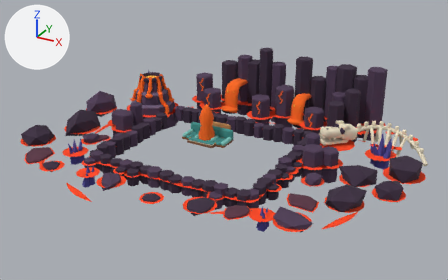
A saved change to the glTF model apps/web/public/models/maps/lava.glb.
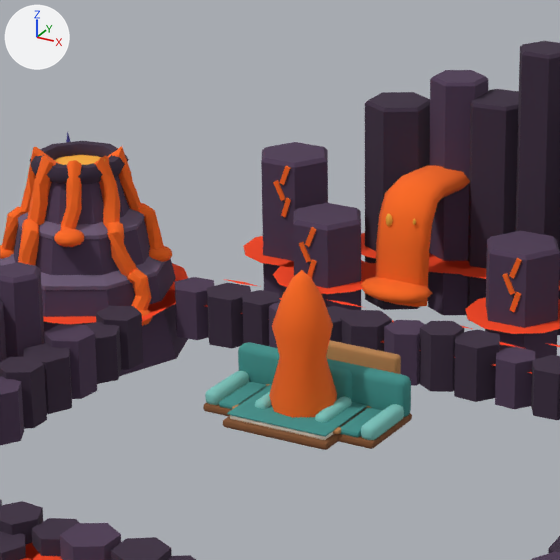
Each version is shown whole from a camera (50 mm lens) standing at (25.21, -42.74, 21.78) and looking at (1.51, 0.36, 0.23), then close up on the part from 29% to 60% of the width and 13% to 63% of the height. Arrows for +X, +Y and +Z are at upper left; the lights stay in place. The first two pictures are the older version. Where no turn or scale is listed for an object, it has been applied to the vertices. Vertices at exactly the same position are counted once.

The first close-up shows 'causeway', 'fall_foot_0', 'foam', 'lavafalls', 'part_armchair', 'part_bed', 'part_plume', 'part_sofa', 'part_table', 'rocks_west', 'streams', 'volcano_body', 'wall' and 5 more.
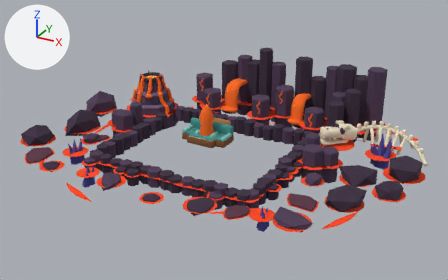
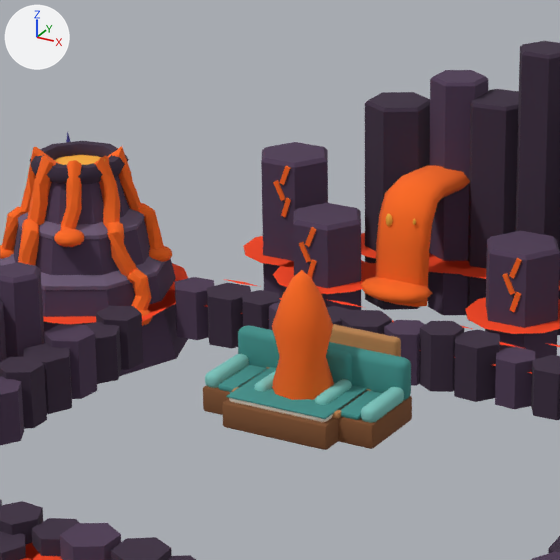
Boxes [x1, y1, x2, y2] around the edits, measured in the close-ups (560 x 560 px; the box of a moved part takes in the faces that stretch with it):
'part_sofa', reshaped (16% taller): before [203, 342, 412, 449]; after [203, 325, 412, 449]
'part_bed', reshaped (14% taller): before [223, 340, 401, 450]; after [222, 324, 401, 450]
'part_armchair', reshaped: before [255, 365, 352, 422]; after [254, 348, 352, 405]
part 1 of me_armchair, moved or reshaped: before [329, 365, 352, 401]; after [326, 348, 352, 384]
part 2 of me_armchair, moved or reshaped (mostly hidden): before [255, 392, 271, 409]; after [254, 370, 276, 391]
part 3 of me_armchair, moved or reshaped: before [315, 397, 352, 422]; after [315, 379, 352, 405]
part 4 of me_table, added: after [231, 367, 372, 419]
part 5 of me_table, deleted: before [232, 384, 371, 434]
part 6 of me_sofa, moved or reshaped: before [219, 382, 268, 409]; after [218, 365, 267, 392]
part 7 of me_sofa, moved or reshaped: before [340, 407, 383, 437]; after [340, 390, 382, 420]
part 8 of me_sofa, moved or reshaped: before [238, 342, 411, 417]; after [238, 325, 411, 400]
part 9 of me_sofa, moved or reshaped: before [205, 371, 249, 405]; after [205, 354, 249, 388]
part 10 of me_sofa, moved or reshaped: before [361, 404, 404, 440]; after [361, 387, 404, 423]
part 11 of me_sofa, moved or reshaped: before [203, 403, 412, 447]; after [203, 386, 412, 447]
part 12 of me_bed, moved or reshaped: before [229, 415, 333, 440]; after [229, 398, 333, 422]
part 13 of me_bed, moved or reshaped: before [227, 384, 368, 437]; after [226, 367, 368, 419]
part 14 of me_bed, moved or reshaped: before [326, 340, 401, 374]; after [329, 324, 401, 357]
part 15 of me_bed, moved or reshaped: before [223, 417, 320, 448]; after [222, 399, 321, 448]
part 16 of me_bed, moved or reshaped: before [224, 419, 339, 448]; after [224, 401, 339, 448]

What changed in the scene script:
```text
Change me_armchair:
    remove me_armchair.from_pydata(...)  # 400 vertices, 780 faces; spans x -0.9..0.9, y -0.71..0.95, z 0.0..1.02
    add me_armchair.from_pydata(...)  # 400 vertices, 780 faces; spans x -0.9..0.9, y -0.71..0.95, z 0.0..1.42
    me_armchair part 1: the loose piece of 96 vertices spanning x -0.85..0.85, y 0.54..0.95, z 0.1..1.02 is moved by (0.0, 0.0, 0.4)
    me_armchair part 2: the loose piece of 96 vertices spanning x -0.9..-0.59, y -0.61..0.61, z 0.13..0.47 is moved by (0.0, 0.0, 0.4)
    me_armchair part 3: the loose piece of 96 vertices spanning x 0.59..0.9, y -0.61..0.61, z 0.13..0.47 is moved by (0.0, 0.0, 0.4)
    other edits to the shape of me_armchair do not show in these pictures
Change me_table:
    remove me_table.from_pydata(...)  # 336 vertices, 648 faces; spans x -1.32..1.32, y -0.82..0.82, z 0.0..0.31
    add me_table.from_pydata(...)  # 448 vertices, 864 faces; spans x -1.32..1.32, y -0.82..0.82, z 0.0..0.71
    me_table part 4: a new loose piece of 56 vertices spanning x -1.32..1.32, y -0.82..0.82, z 0.56..0.7, in mat_wood (orange #b8824f)
    me_table part 5: 56 vertices removed from x -1.32..1.32, y -0.82..0.82, z 0.2..0.3
    other edits to the shape of me_table do not show in these pictures
    remove me_table.materials.append(mat_linen)  # pale yellow #f6eedd
    add me_table.materials.append(mat_cushion)  # cyan #3f8f8a
Change me_sofa:
    remove me_sofa.from_pydata(...)  # 512 vertices, 996 faces; spans x -2.1..2.1, y -0.74..1.08, z 0.0..1.05
    add me_sofa.from_pydata(...)  # 512 vertices, 996 faces; spans x -2.1..2.1, y -0.74..1.08, z 0.0..1.46
    me_sofa part 6: the loose piece of 56 vertices spanning x -1.73..-0.59, y -0.7..0.65, z 0.16..0.3 is moved by (0.0, 0.0, 0.4)
    me_sofa part 7: the loose piece of 56 vertices spanning x 0.59..1.73, y -0.7..0.65, z 0.16..0.3 is moved by (0.0, 0.0, 0.4)
    me_sofa part 8: the loose piece of 96 vertices spanning x -2.1..2.1, y 0.65..1.08, z 0.1..1.05 is moved by (0.0, 0.0, 0.4)
    me_sofa part 9: the loose piece of 96 vertices spanning x -2.1..-1.74, y -0.7..0.74, z 0.13..0.49 is moved by (0.0, 0.0, 0.4)
    me_sofa part 10: the loose piece of 96 vertices spanning x 1.74..2.1, y -0.7..0.74, z 0.13..0.49 is moved by (0.0, 0.0, 0.4)
    me_sofa part 11: 28 of 512 vertices moved; they spanned x -2.1..2.1, y -0.74..1.06, z 0.12..0.18 and now span x -2.1..2.1, y -0.74..1.06, z 0.52..0.58; mean shift (0.0, 0.0, 0.4); largest move (-2.03, -0.72, 0.16) -> (-2.03, -0.72, 0.56)
    other edits to the shape of me_sofa do not show in these pictures
Change me_bed:
    remove me_bed.from_pydata(...)  # 512 vertices, 996 faces; spans x -1.28..1.28, y -1.26..2.08, z 0.0..1.0
    add me_bed.from_pydata(...)  # 512 vertices, 996 faces; spans x -1.28..1.28, y -1.26..2.08, z 0.0..1.4
    me_bed part 12: the loose piece of 56 vertices spanning x -1.19..1.19, y -1.14..1.86, z 0.16..0.3 is moved by (0.0, 0.0, 0.4)
    me_bed part 13: the loose piece of 56 vertices spanning x -1.21..1.21, y -1.16..0.9, z 0.28..0.32 is moved by (0.0, 0.0, 0.4)
    me_bed part 14: 31 of the vertices in x 1.19..1.28, y 1.81..2.08, z 0.12..1.0 are moved by (0.0, 0.0, 0.4)
    me_bed part 15: 7 of the vertices in x -1.28..-1.21, y -1.26..-1.19, z 0.12..0.18 are moved by (0.0, 0.0, 0.4)
    me_bed part 16: 7 of the vertices in x 1.21..1.28, y -1.26..-1.19, z 0.12..0.18 are moved by (0.0, 0.0, 0.4)
    other edits to the shape of me_bed do not show in these pictures
```
